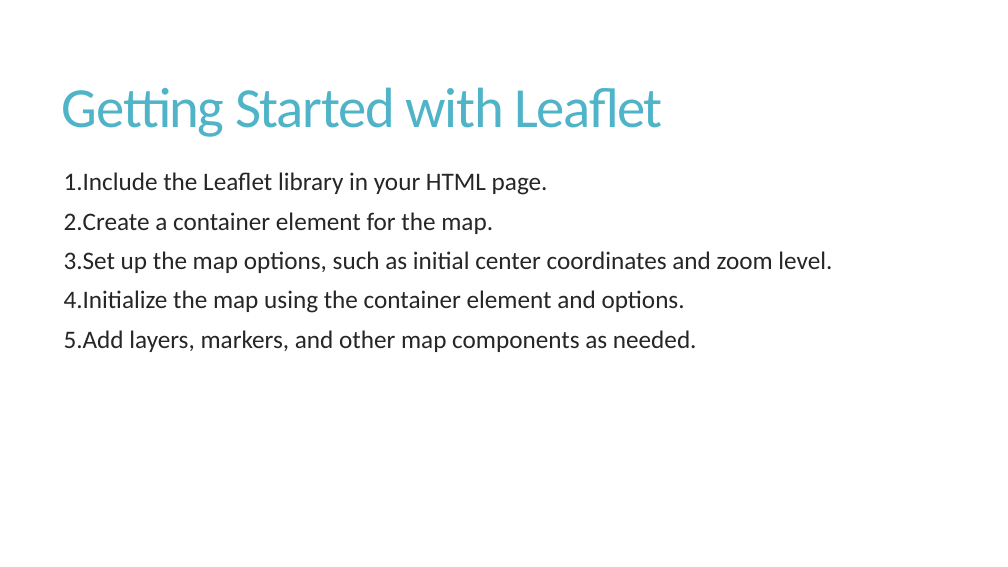
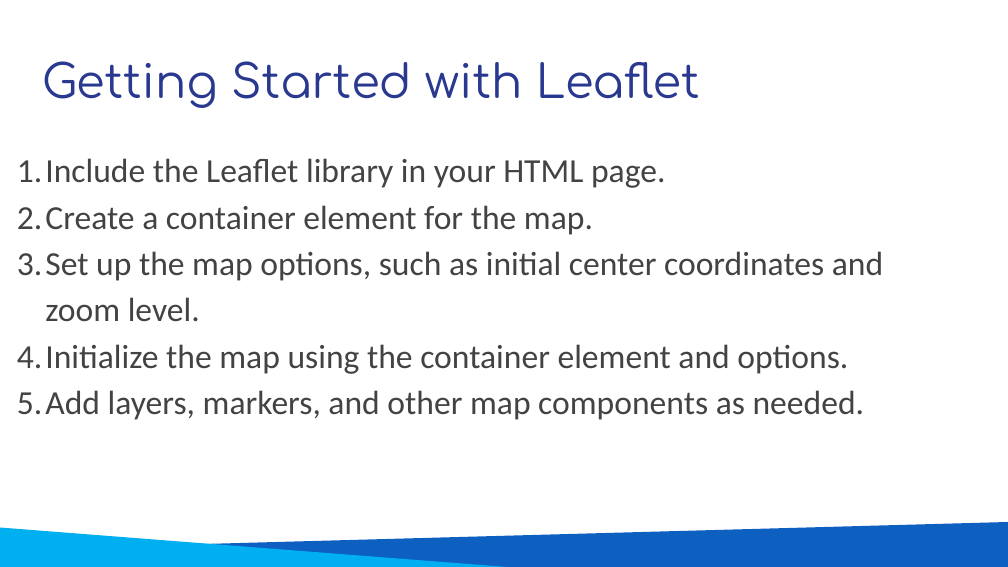
Before and after one commit to dashappgeo/geowebapp, a slide deck: slide 5 of L06_IntroductionToWebMappingWIthLeaflet.pptx. Drawn at 1008x567 pixels with LibreOffice and Linux fonts; fonts in the diff are those of the drawing. Boxes give left, top, right and bottom in pixels: in the first picture for what was removed or moved away, otherwise in the second. Text is boxed around its words. In the diff, an @@ line names an element or a change of style, - is before the commit and + after.

```diff
--- a/L06_IntroductionToWebMappingWIthLeaflet.pptx
+++ b/L06_IntroductionToWebMappingWIthLeaflet.pptx
@@ title "Getting Started with Leaflet": place and size @@
-title "Getting Started with Leaflet" at <box>62,87,663,137</box>
+title "Getting Started with Leaflet" at <box>42,61,700,108</box>
@@ title "Getting Started with Leaflet" at <box>42,61,700,108</box>: size 54 to 44 pt, font Calibri to Comfortaa, text colour #50B4C8 to #2A3990, letter spacing -1.2 to 0 pt; line spacing 0.85 to 1; vertical alignment middle to top @@
@@ text "Include the Leaflet library in ...": place and size @@
-text "Include the Leaflet library in ..." at <box>64,172,832,352</box>
+text "Include the Leaflet library in ..." at <box>17,158,883,420</box>
@@ text "Include the Leaflet library in ..." at <box>17,158,883,420</box>: size 24 to 32 pt, text colour #262626 to #434343; indent changed; line spacing 0.85 to 1.15; less space between paragraphs @@
@@ freeform shape added at <box>0,528,524,567</box>, fill #00AFEF @@
@@ freeform shape added at <box>2,522,1008,567</box>, fill #0E60C0 @@
```
Also in this commit, not shown: 9 other slides changed.
